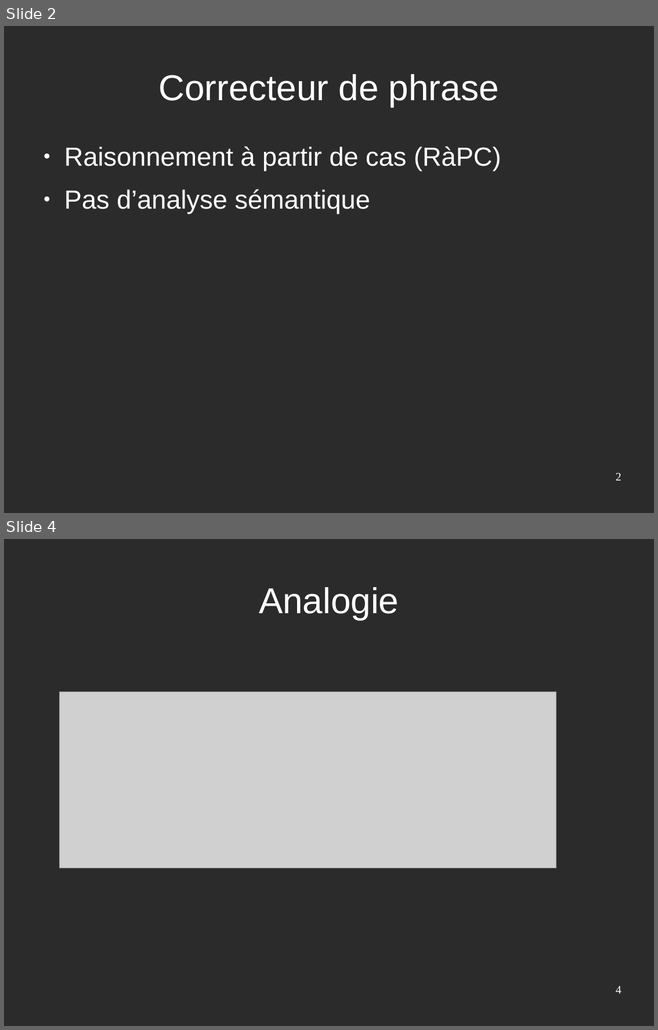
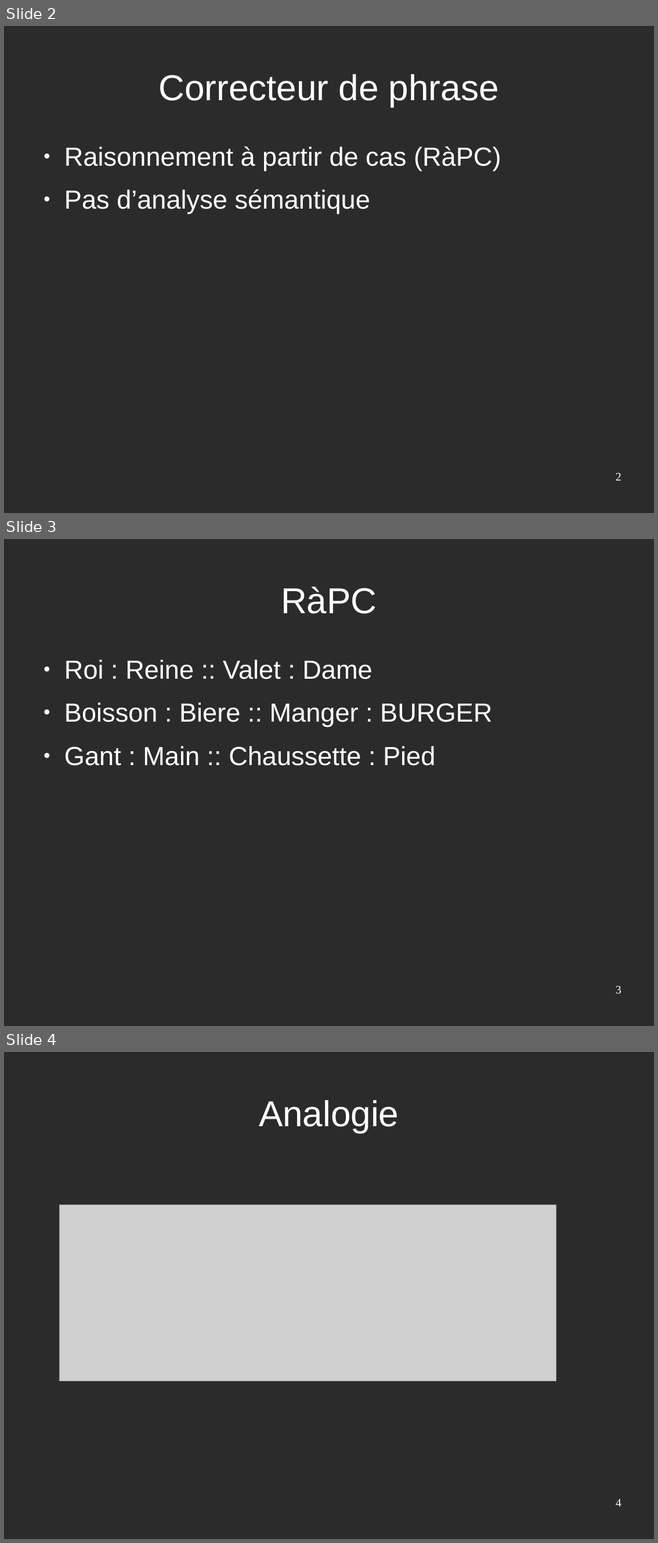
Before and after one commit to Sle3pingForest/StageL3, a slide deck: RapportAndre/pres.odp. Shown one above the other, each under a label of ours: slides 2 and 4 before the commit, slides 2, 3 and 4 after it; the slides between them are not shown. The pictures are 658x1030 and 658x1543 pixels, drawn with LibreOffice and Linux fonts; fonts in the diff are those of the drawing; grey boxes stand for pictures; background and template pictures are left out; a plain dark background stands for a picture behind light text. Boxes give left, top, right and bottom in pixels: in the first picture for what was removed or moved away, otherwise in the second. Text is boxed around its words. In the diff, an @@ line names an element or a change of style, - is before the commit and + after.

```diff
--- a/RapportAndre/pres.odp
+++ b/RapportAndre/pres.odp
@@ slide 3 added at bbox=[4, 539, 654, 1026], background picture (left out) @@
@@ title added at bbox=[281, 587, 376, 614], 44 pt, text #FFFFFF @@
+RàPC
@@ text added at bbox=[64, 660, 492, 766], 32 pt, text #FFFFFF @@
+● Roi : Reine :: Valet : Dame
+● Boisson : Biere :: Manger : BURGER
+● Gant : Main :: Chaussette : Pied
@@ page number added at bbox=[615, 986, 621, 994], 14 pt, text #FFFFFF @@
+3
```
Also in this commit, not shown: 1 slide changed, 1 other slide added, 1 slide removed, 18 other files.
